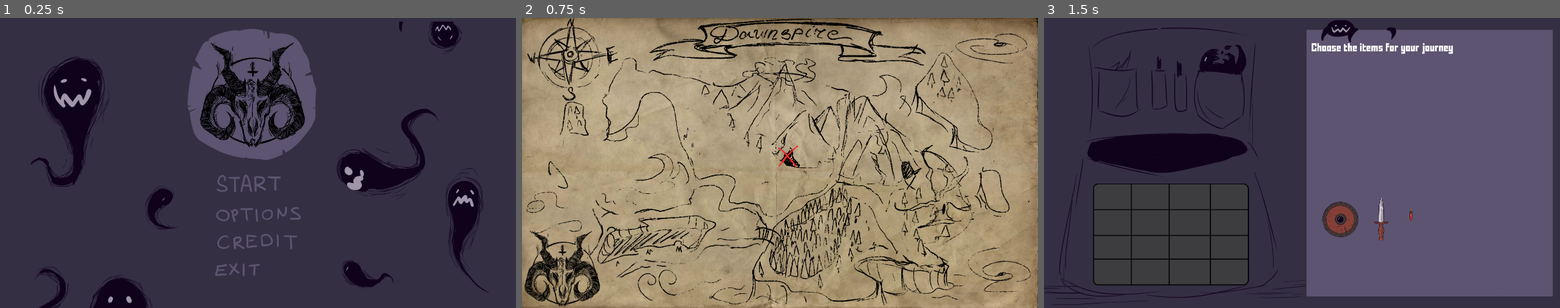
Above: before the commit, frames 1-3 (left to right).
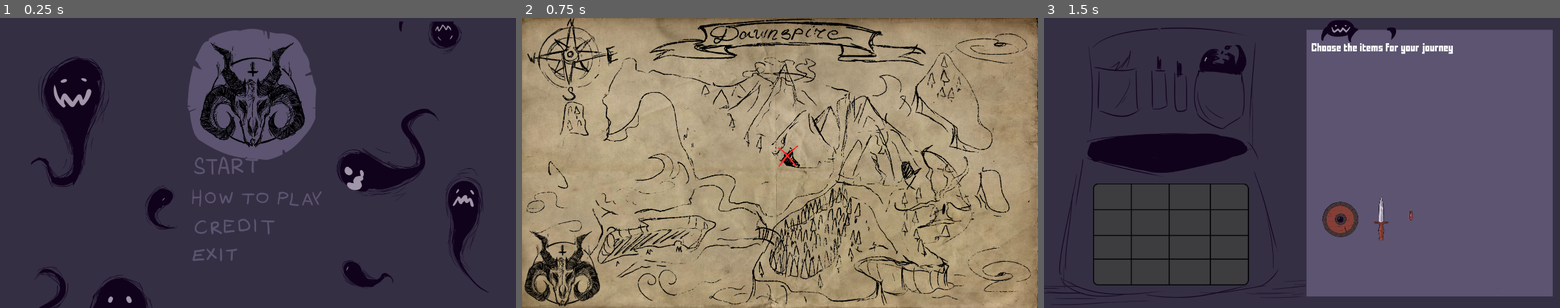
Above: after the commit, the same moments.

Repository: rrebane/ld-54-chelys
Game: Godot game, scene res://ui/main_menu.tscn
Two runs of this game, one before a commit and one after it. Both use one fixed random seed, a clock stepped at 60 frames per second and the inputs below.
Inputs (mouse positions are in pixels of both pictures, inside the frame that each line leads up to; where the layout moved, square brackets give the same spot in the first picture):
- Up to frame 1 (0.25 s): no input
- Up to frame 2 (0.75 s): click (780, 165) [780, 183] at 0.5 s
- Up to frame 3 (1.5 s): tap Enter at 1.25 s; move the mouse to (1415, 148) at 1.27 s; tap Space (continue) at 1.35 s; click (1415, 148) at 1.42 s

The runs differ from the first frame. In frame 1, 1.5% of the frame differs, in the area x 37-63%, y 47-90%; in frame 2, nothing differs; in frame 3, nothing differs.

Commit message:
Add how to plau

Diff:
--- a/ui/OptionsButton.gd
+++ b/ui/OptionsButton.gd
@@ -2,4 +2,4 @@
 
 func on_pressed():
 	EventsBus.play_sfx.emit(pressed_sound)
-	SceneSwitcher.goto_scene("res://scenes/ui/options.tscn")
+	SceneSwitcher.goto_scene("res://ui/how_to_play.tscn")
--- /dev/null
+++ b/ui/how_to_play.tscn
@@ -0,0 +1,75 @@
+[gd_scene load_steps=5 format=3 uid="uid://cck1dpgtp0x71"]
+
+[ext_resource type="Script" path="res://ui/Credits.gd" id="1_8gekr"]
+[ext_resource type="Texture2D" uid="uid://cnef8cp6c83yr" path="res://assets/graphics/backgrounds/credit.png" id="2_wyysv"]
+[ext_resource type="Theme" uid="uid://b1rse5hojok5d" path="res://assets/ui_themes/Default.tres" id="3_scv6f"]
+[ext_resource type="Texture2D" uid="uid://diuqxr1dg1f3s" path="res://assets/start_screen/BACK.png" id="4_87myv"]
+
+[node name="HowToPlay" type="Control"]
+layout_mode = 3
+anchors_preset = 15
+anchor_right = 1.0
+anchor_bottom = 1.0
+grow_horizontal = 2
+grow_vertical = 2
+script = ExtResource("1_8gekr")
+
+[node name="TextureRect" type="TextureRect" parent="."]
+modulate = Color(0, 0, 0, 1)
+layout_mode = 1
+anchors_preset = 15
+anchor_right = 1.0
+anchor_bottom = 1.0
+grow_horizontal = 2
+grow_vertical = 2
+texture = ExtResource("2_wyysv")
+
+[node name="MarginContainer" type="MarginContainer" parent="."]
+layout_mode = 1
+anchors_preset = 15
+anchor_right = 1.0
+anchor_bottom = 1.0
+offset_bottom = 297.0
+grow_horizontal = 2
+grow_vertical = 2
+theme_override_constants/margin_left = 40
+theme_override_constants/margin_top = 40
+theme_override_constants/margin_right = 40
+theme_override_constants/margin_bottom = 40
+
+[node name="VBoxContainer" type="VBoxContainer" parent="MarginContainer"]
+layout_mode = 2
+size_flags_horizontal = 4
+
+[node name="Label" type="Label" parent="MarginContainer/VBoxContainer"]
+layout_mode = 2
+theme = ExtResource("3_scv6f")
+theme_override_font_sizes/font_size = 48
+text = "How to play"
+horizontal_alignment = 1
+
+[node name="Label2" type="Label" parent="MarginContainer/VBoxContainer"]
+layout_mode = 2
+theme = ExtResource("3_scv6f")
+theme_override_font_sizes/font_size = 24
+text = "How to play: This is an incremental inventory management game (or at least an attempt at it).
+Enter a dungeon. Fight monsters and get better loot. Conquer the dungeon by defeating the final boss."
+horizontal_alignment = 1
+autowrap_mode = 2
+
+[node name="Back" type="TextureButton" parent="."]
+layout_mode = 1
+anchors_preset = 3
+anchor_left = 1.0
+anchor_top = 1.0
+anchor_right = 1.0
+anchor_bottom = 1.0
+offset_left = -1077.0
+offset_top = -474.0
+offset_right = -852.0
+offset_bottom = -378.0
+grow_horizontal = 0
+grow_vertical = 0
+texture_normal = ExtResource("4_87myv")
+
+[connection signal="pressed" from="Back" to="." method="_on_back_pressed" flags=18]
--- a/ui/main_menu.tscn
+++ b/ui/main_menu.tscn
@@ -7,7 +7,7 @@
 [ext_resource type="Texture2D" uid="uid://m67pfyff54u" path="res://assets/start_screen/START.png" id="5_jq7gy"]
 [ext_resource type="AudioStream" uid="uid://21pvdnrtnpy" path="res://assets/sfx/creepy button press.wav" id="6_ilru3"]
 [ext_resource type="Texture2D" uid="uid://cdle70aaixekl" path="res://assets/start_screen/EXIT.png" id="7_4t0x5"]
-[ext_resource type="Texture2D" uid="uid://dfe73nfyr3fuq" path="res://assets/start_screen/OPTIONS.png" id="8_cbcg5"]
+[ext_resource type="Texture2D" uid="uid://cwtuiv3xapwco" path="res://ui/HOW_TO_PLAY if needed.png" id="7_mb8gr"]
 [ext_resource type="Script" path="res://ui/OptionsButton.gd" id="8_kxhut"]
 [ext_resource type="Script" path="res://ui/TextureButton3.gd" id="10_eb2rf"]
 [ext_resource type="Texture2D" uid="uid://cv0j4sl5rgv7y" path="res://assets/start_screen/CREDIT.png" id="10_vsgud"]
@@ -80,10 +80,10 @@
 anchor_top = 1.0
 anchor_right = 0.5
 anchor_bottom = 1.0
-offset_left = -173.0
-offset_top = -506.0
-offset_right = 173.0
-offset_bottom = -105.0
+offset_left = -176.0
+offset_top = -562.0
+offset_right = 170.0
+offset_bottom = -161.0
 grow_horizontal = 2
 grow_vertical = 0
 size_flags_horizontal = 4
@@ -99,7 +99,7 @@
 
 [node name="TextureButton2" type="TextureButton" parent="VBoxContainer"]
 layout_mode = 2
-texture_normal = ExtResource("8_cbcg5")
+texture_normal = ExtResource("7_mb8gr")
 script = ExtResource("8_kxhut")
 
 [node name="TextureButton3" type="TextureButton" parent="VBoxContainer"]
Binary file added: ui/HOW_TO_PLAY if needed.png
Not shown, added: ui/HOW_TO_PLAY if needed.png.import
